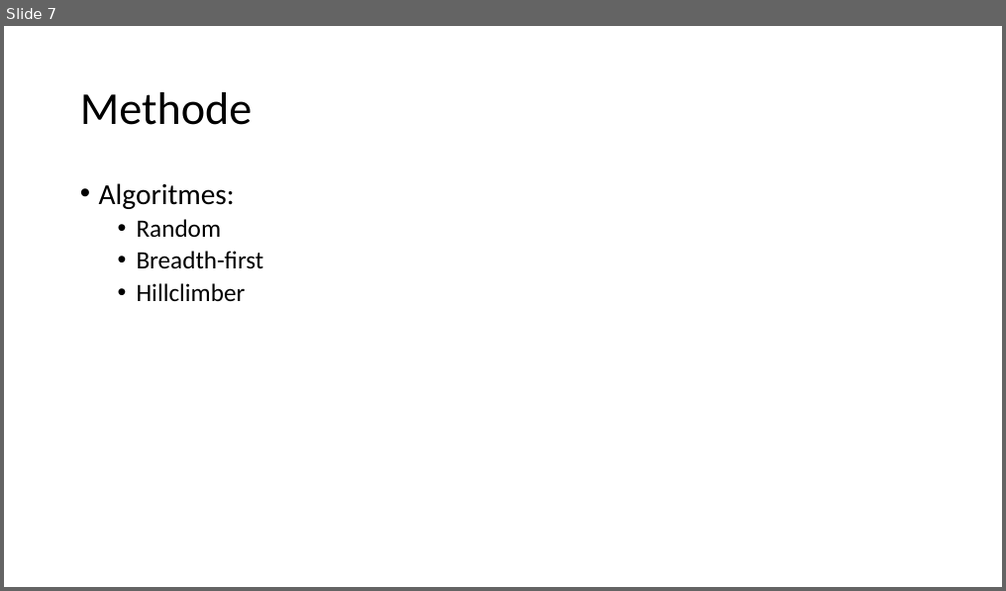
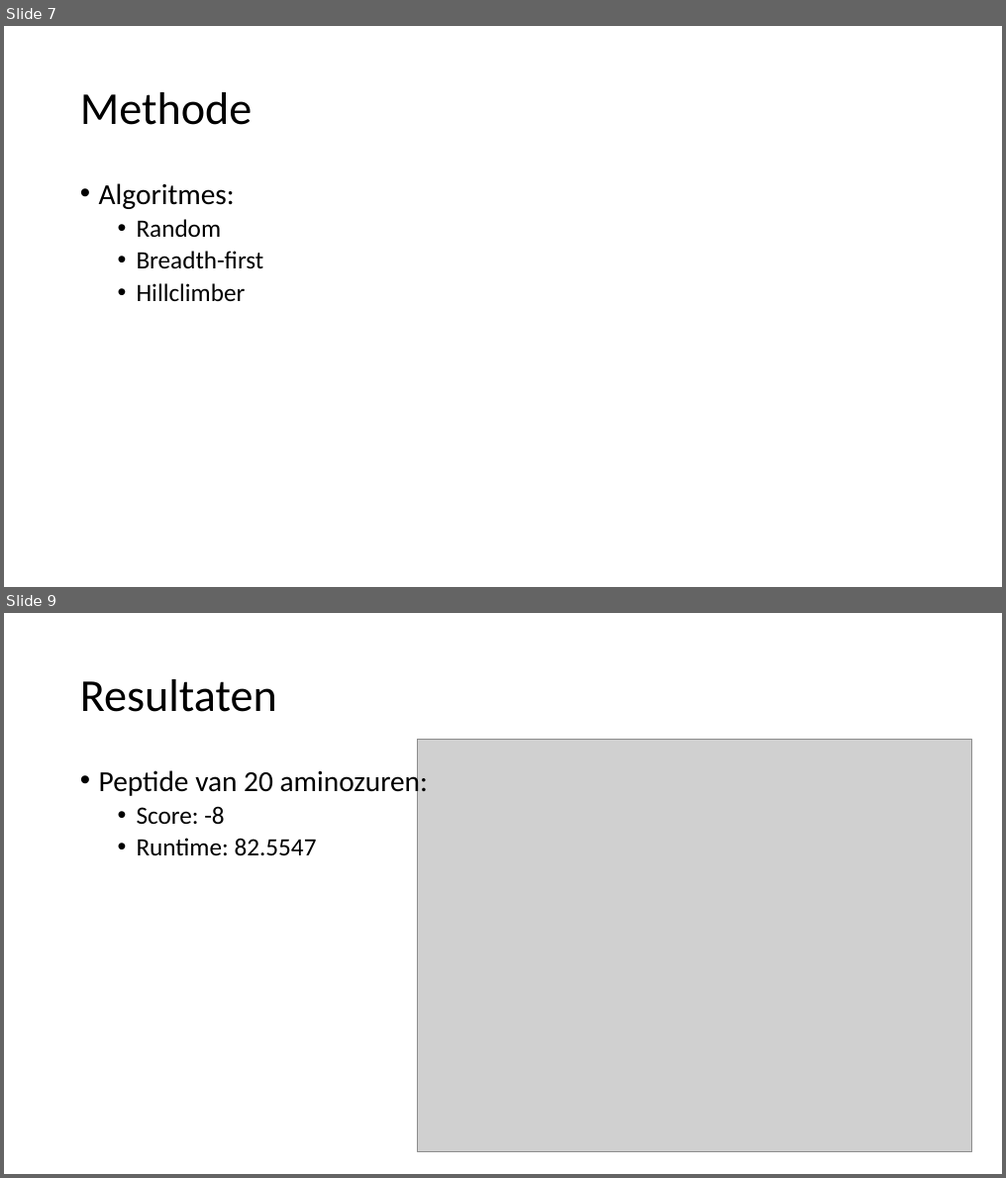
Before and after one commit to LunarLite/Proteasen, a slide deck: Presentations/Proteasen - week 1.pptx. Shown one above the other, each under a label of ours: slide 7 before the commit, slides 7 and 9 after it; the slides between them are not shown. The pictures are 1006x591 and 1006x1178 pixels, drawn with LibreOffice and Linux fonts; fonts in the diff are those of the drawing; grey boxes stand for pictures. Boxes give left, top, right and bottom in pixels: in the first picture for what was removed or moved away, otherwise in the second. Text is boxed around its words. In the diff, an @@ line names an element or a change of style, - is before the commit and + after.

```diff
--- a/Presentations/Proteasen - week 1.pptx
+++ b/Presentations/Proteasen - week 1.pptx
@@ slide 9 added at <box>4,613,1002,1174</box>, background #FFFFFF @@
@@ title added at <box>80,679,277,712</box>, 44 pt, text #000000 @@
+Resultaten
@@ picture added at <box>417,740,971,1152</box> @@
@@ text added at <box>99,766,428,857</box>, 28 pt, text #000000 @@
+• Peptide van 20 aminozuren:
+  • Score: -8
+  • Runtime: 82.5547
```
Also in this commit, not shown: 2 other slides added, 1 slide removed, 4 other files.
